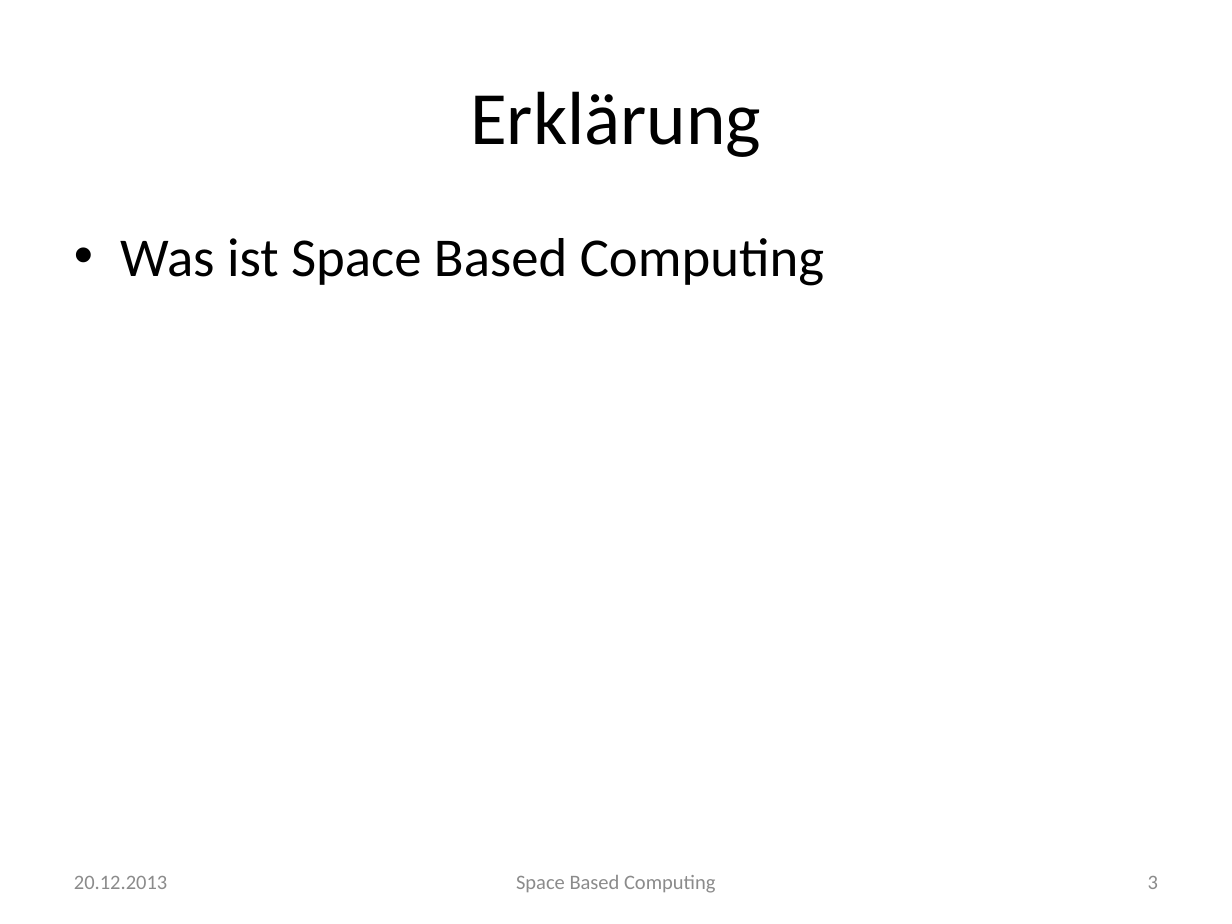
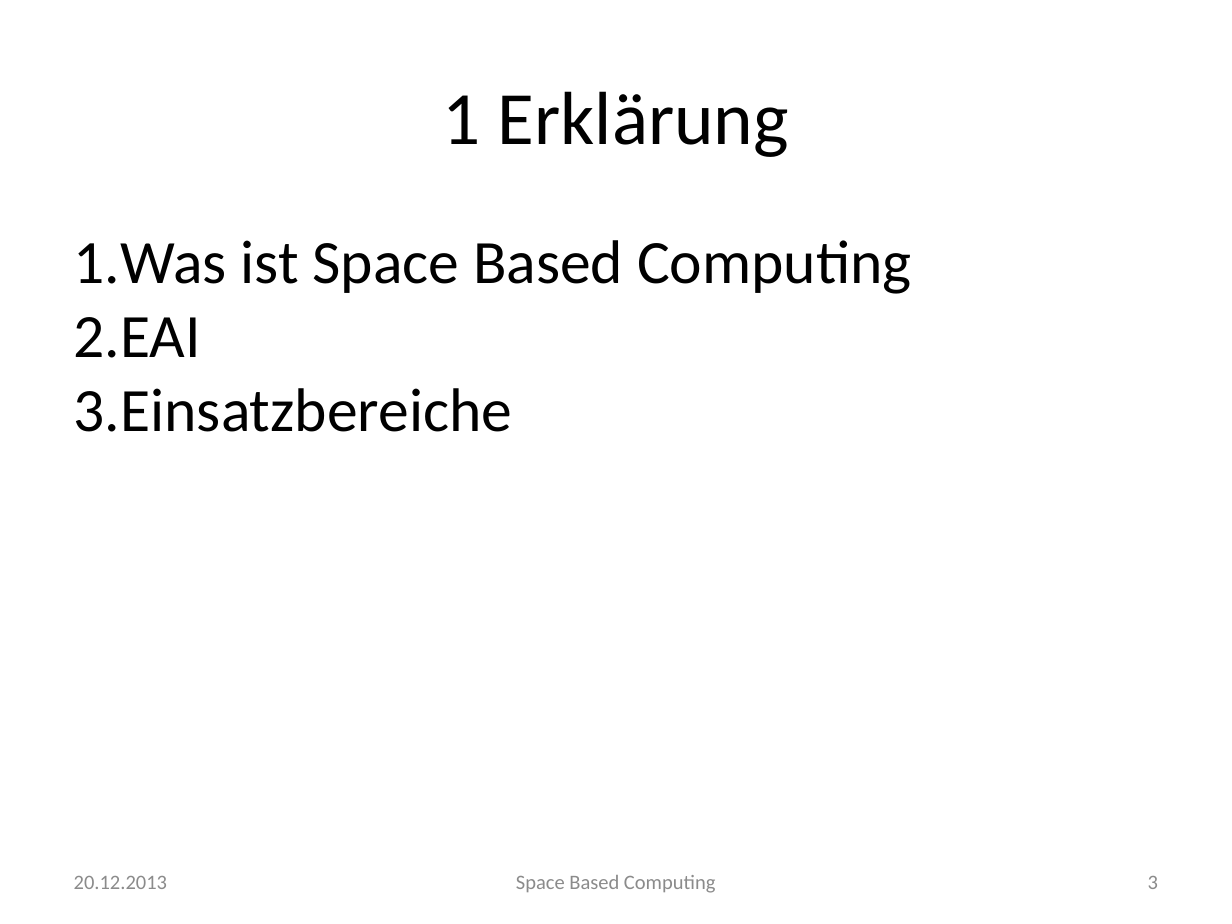
Before and after one commit to traxl/sbcAusarbeitung, a slide deck: slide 3 of Space Based Computing.pptx. Drawn at 1232x924 pixels with LibreOffice and Linux fonts; fonts in the diff are those of the drawing; background and template pictures are left out. Boxes give left, top, right and bottom in pixels: in the first picture for what was removed or moved away, otherwise in the second. Text is boxed around its words. In the diff, an @@ line names an element or a change of style, - is before the commit and + after.

```diff
--- a/Space Based Computing.pptx
+++ b/Space Based Computing.pptx
@@ text at (443,91,789,157): text changed @@
-Erklärung
+1 Erklärung
@@ text at (74,240,912,294): size 32 to 36 pt in "Was ist Space Based Computing"; bullet • to 1.; less space between paragraphs @@
@@ text at (74,317,512,432): paragraphs added @@
+2. EAI
+3. Einsatzbereiche
```
Also in this commit, not shown: 20 other slides changed, 8 slides added, 2 slides removed, 3 other files.
